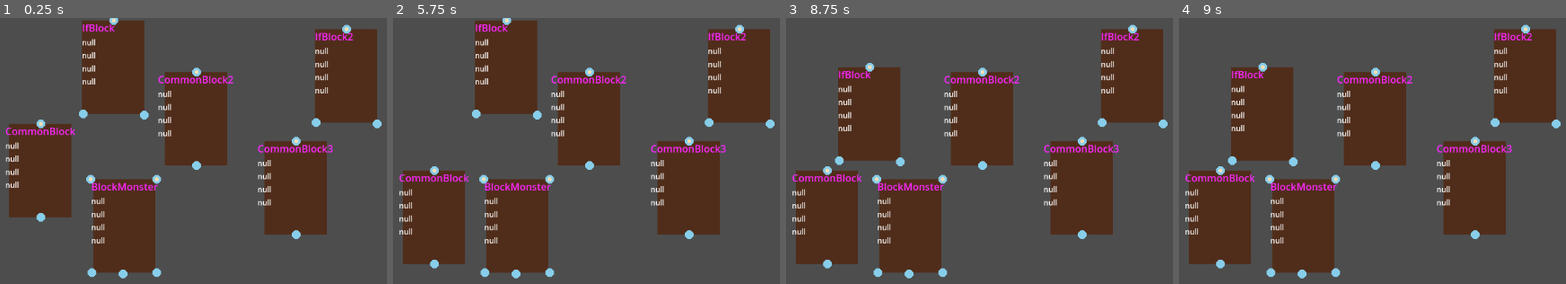
Above: before the commit, frames 1-4 (left to right).
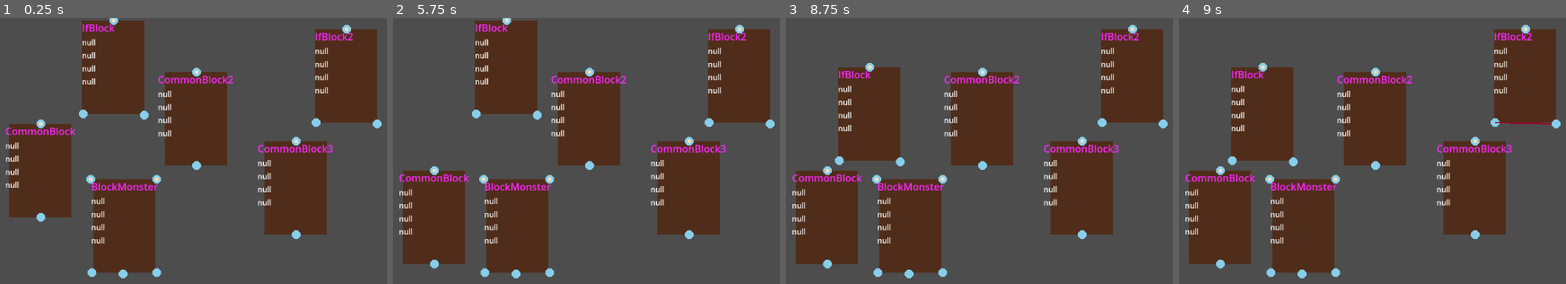
Above: after the commit, the same moments.

Repository: Yutomah/kursovaya
Game: Godot game, scene res://scenes/block_schema/block_schema.tscn
The game is run twice, just before and just after one commit, with the same random seed, the same clock (stepped at 60 frames per second) and the same inputs. This scene is started directly instead of the project's main scene.
Inputs (mouse positions are in pixels of both pictures, inside the frame that each line leads up to):
- Up to frame 1 (0.25 s): no input
- Up to frame 2 (5.75 s): tap Enter at 0.5, 2, 3.5 s; move the mouse to (431, 169) at 0.52 s; press the mouse at (431, 169) at 0.53 s; tap Space at 1.25, 2.75, 4.25 s; move the mouse to (435, 217) at 1.27 s; release the mouse at (435, 217) at 1.28 s; click (435, 217) at 1.35 s; move the mouse to (590, 119) at 2.02 s; hold 1 2.03-2.78 s; click (590, 119) at 2.3 s; move the mouse to (590, 164) at 2.77 s; tap 2 at 2.85 s; click (590, 164) at 3.05 s; move the mouse to (687, 188) at 3.52 s; hold 3 3.53-4.28 s; click (687, 188) at 3.8 s; move the mouse to (690, 233) at 4.27 s; click (690, 233) at 4.35 s; move the mouse to (505, 65) at 5.02 s; press the mouse at (505, 65) at 5.03 s
- Up to frame 3 (8.75 s): move the mouse to (871, 113) at 5.77 s; release the mouse at (871, 113) at 5.78 s; tap 1 at 5.85 s; click (871, 113) at 6.05 s; move the mouse to (902, 161) at 6.52 s; hold 2 6.53-7.28 s; click (902, 161) at 6.8 s; move the mouse to (1130, 76) at 7.27 s; tap 3 at 7.35 s; click (1130, 76) at 7.55 s; move the mouse to (1103, 121) at 8.02 s; press the mouse at (1103, 121) at 8.03 s
- Up to frame 4 (9 s): move the mouse to (1554, 124) at 8.77 s; release the mouse at (1554, 124) at 8.78 s; click (1554, 124) at 8.85 s

Frames 1-3 are identical in both runs. In frame 4, less than 0.1% of the frame differs, in the area x 81-97%, y 38-41%.

Commit message:
changed abort_link_function place, added link edititon from end point, added block childs and parents info to block

Diff:
--- a/scenes/block_schema/block/block.gd
+++ b/scenes/block_schema/block/block.gd
@@ -6,13 +6,13 @@
 
 
 
-var parent_block:Block = null:
-	set(value):
-		parent_block = value
-		if value != null:
-			$VBoxContainer/Parent.text = value.name
-		else:
-			$VBoxContainer/Parent.text = "null"
+#var parent_block:Block = null:
+	#set(value):
+		#parent_block = value
+		#if value != null:
+			#$VBoxContainer/Parent.text = value.name
+		#else:
+			#$VBoxContainer/Parent.text = "null"
 
 var parent_blocks:Dictionary
 var child_blocks:Dictionary
@@ -60,4 +60,4 @@
 	for begin_point:BeginPoint in $BeginPoints.get_children():
 		child_blocks[begin_point.point_type] = null
 	for end_point:EndPoint in $EndPoints.get_children():
-		child_blocks[end_point.point_type] = null
+		parent_blocks[end_point.point_type] = null
--- a/scenes/block_schema/block/block_link/begin_point.gd
+++ b/scenes/block_schema/block/block_link/begin_point.gd
@@ -7,10 +7,13 @@
 
 var end_point:EndPoint:
 	set(value):
-		#get_parent().child_block = null
 		end_point = value
-		#if value != null:
-			#get_parent().child_block = value.get_parent()
+		var my_block = get_parent().get_parent() as Block
+		var value_block = null
+		if value != null:
+			value_block = value.get_parent().get_parent() as Block
+			#print(value_block.name, value)
+		my_block.child_blocks[point_type] = value_block
 
 func _ready():
 	pass
--- a/scenes/block_schema/block/block_link/end_point.gd
+++ b/scenes/block_schema/block/block_link/end_point.gd
@@ -7,10 +7,13 @@
 var connection_waiting:bool = false
 var begin_point:BeginPoint = null:
 	set(value):
-		#get_parent().parent_block = null
 		begin_point = value
-		#if value != null:
-			#get_parent().parent_block = value.get_parent()
+		var my_block = get_parent().get_parent() as Block
+		var value_block = null
+		if value != null:
+			value_block =value.get_parent().get_parent() as Block
+			#print(value_block.name)
+		my_block.parent_blocks[point_type] = value_block
 
 func _ready():
 	pass
@@ -21,3 +24,9 @@
 
 func _process(delta):
 	pass
+
+
+func _on_input_event(viewport, event, shape_idx):
+	if event.is_action_pressed("LKM"):
+		if begin_point != null:
+			begin_point._on_input_event(viewport,event,shape_idx)
--- a/scenes/block_schema/block/block_link/end_point.tscn
+++ b/scenes/block_schema/block/block_link/end_point.tscn
@@ -9,3 +9,5 @@
 
 [node name="CollisionShape2D" type="CollisionShape2D" parent="."]
 shape = SubResource("CircleShape2D_5myhq")
+
+[connection signal="input_event" from="." to="." method="_on_input_event"]
--- a/scenes/block_schema/block_schema.gd
+++ b/scenes/block_schema/block_schema.gd
@@ -9,12 +9,11 @@
 
 func on_link_activated(begin_point:BeginPoint):
 	active_begin_point = begin_point
+	abort_existing_link(active_begin_point)
 	activate_end_points(begin_point)
 
 func on_link_deactivated(last_mouse_pos: Vector2):
 	var active_end_point = get_end_node_on_mouse(last_mouse_pos)
-
-	abort_existing_link(active_begin_point)
 
 	if active_end_point != null:
 		create_new_link(active_begin_point, active_end_point)
@@ -22,6 +21,7 @@
 	active_begin_point = null
 
 	deactivate_end_nodes()
+	print_all()
 
 func abort_existing_link(begin_point:BeginPoint):
 	if begin_point.end_point != null:
@@ -60,11 +60,31 @@
 		for end_point:EndPoint in block.get_node("EndPoints").get_children():
 			if  block != begin_point.get_parent().get_parent():
 				end_point.connection_waiting = true
-				print(block.name)
 
-	print("\n")
 
 func deactivate_end_nodes():
 	for block in get_children():
 		for end_point:EndPoint in block.get_node("EndPoints").get_children():
 			end_point.connection_waiting = false
+
+func print_all():
+	for block:Block in get_children():
+		print(block.name)
+		var names = "childs: "
+		print(block.child_blocks)
+		for key in block.child_blocks:
+			if block.child_blocks[key] != null:
+				names += block.child_blocks[key].name + " "
+			else:
+				names += "null "
+		print(names)
+
+		names = "parents: "
+		print(block.parent_blocks)
+		for key in block.parent_blocks:
+			if block.parent_blocks[key] != null:
+				names += block.parent_blocks[key].name + " "
+			else:
+				names += "null "
+		print(names)
+		print("\n")
